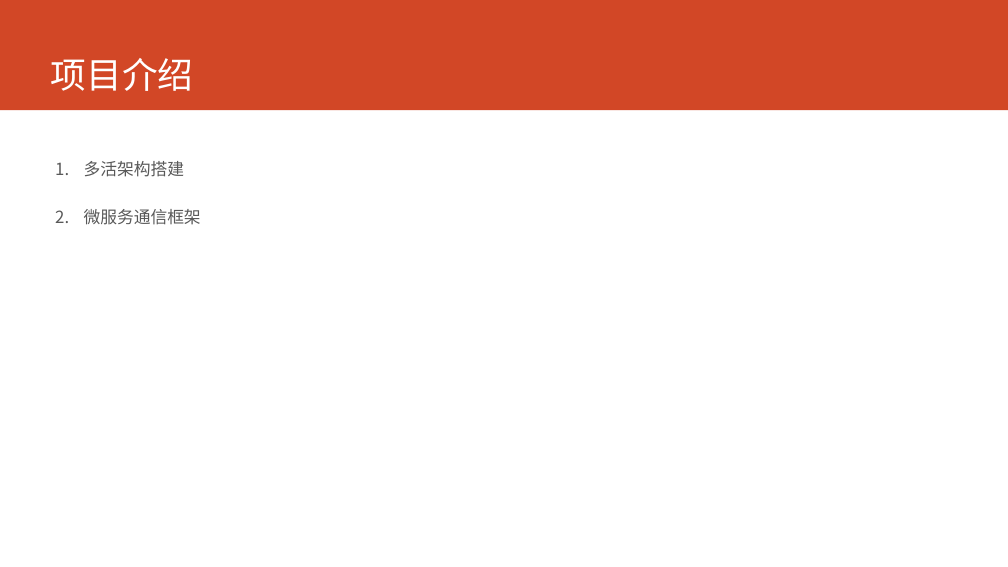
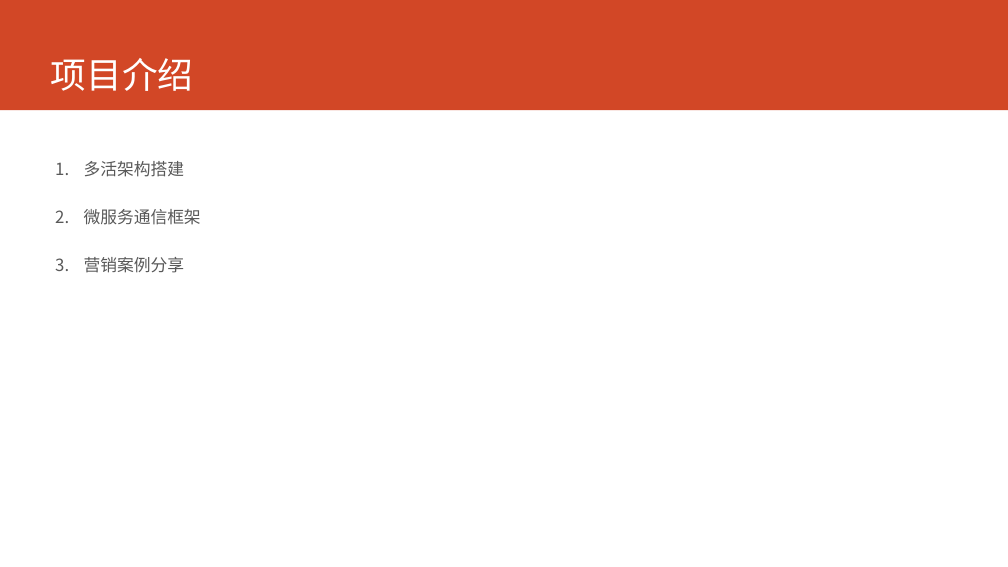
Before and after one commit to printfcoder/printfcoder, a slide deck: slide 3 of job/me/个人介绍.pptx. Drawn at 1008x567 pixels with LibreOffice and Linux fonts; fonts in the diff are those of the drawing. Boxes give left, top, right and bottom in pixels: in the first picture for what was removed or moved away, otherwise in the second. Text is boxed around its words. In the diff, an @@ line names an element or a change of style, - is before the commit and + after.

```diff
--- a/job/me/个人介绍.pptx
+++ b/job/me/个人介绍.pptx
@@ text at <box>84,257,184,273</box>: paragraph added @@
+3. 营销案例分享
```
Also in this commit, not shown: 2 other slides changed, 1 slide added.
